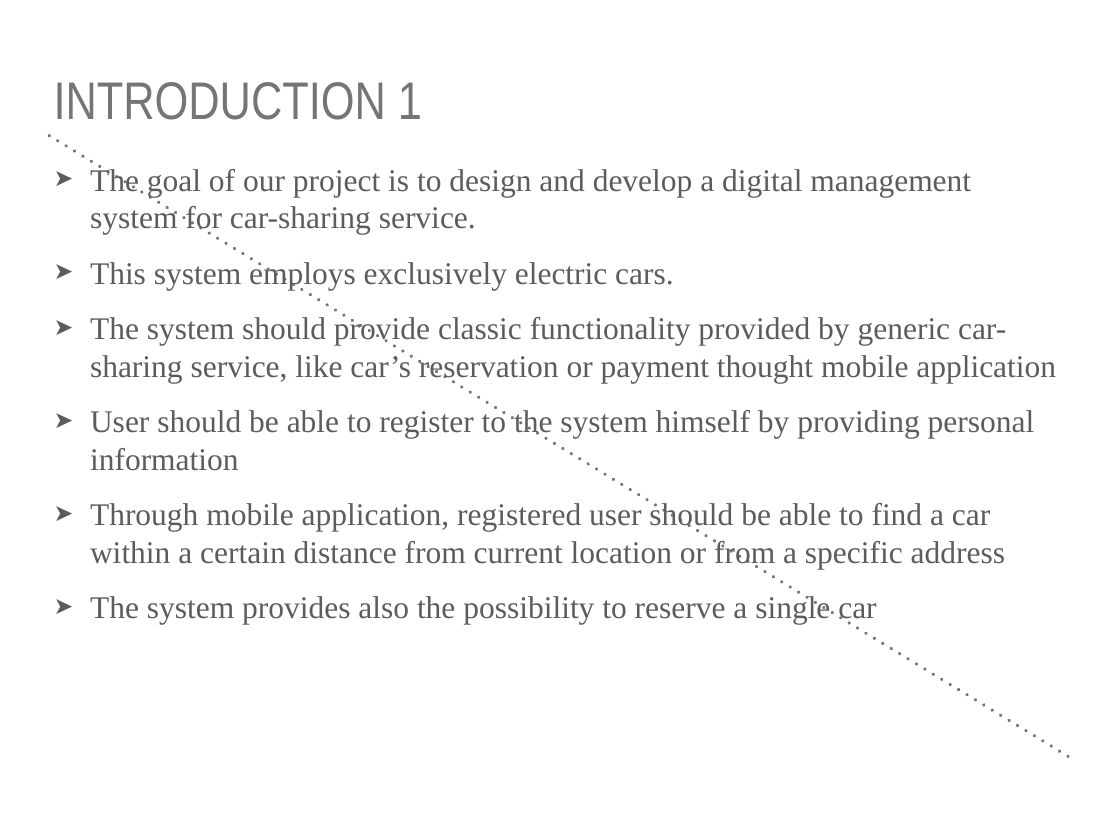
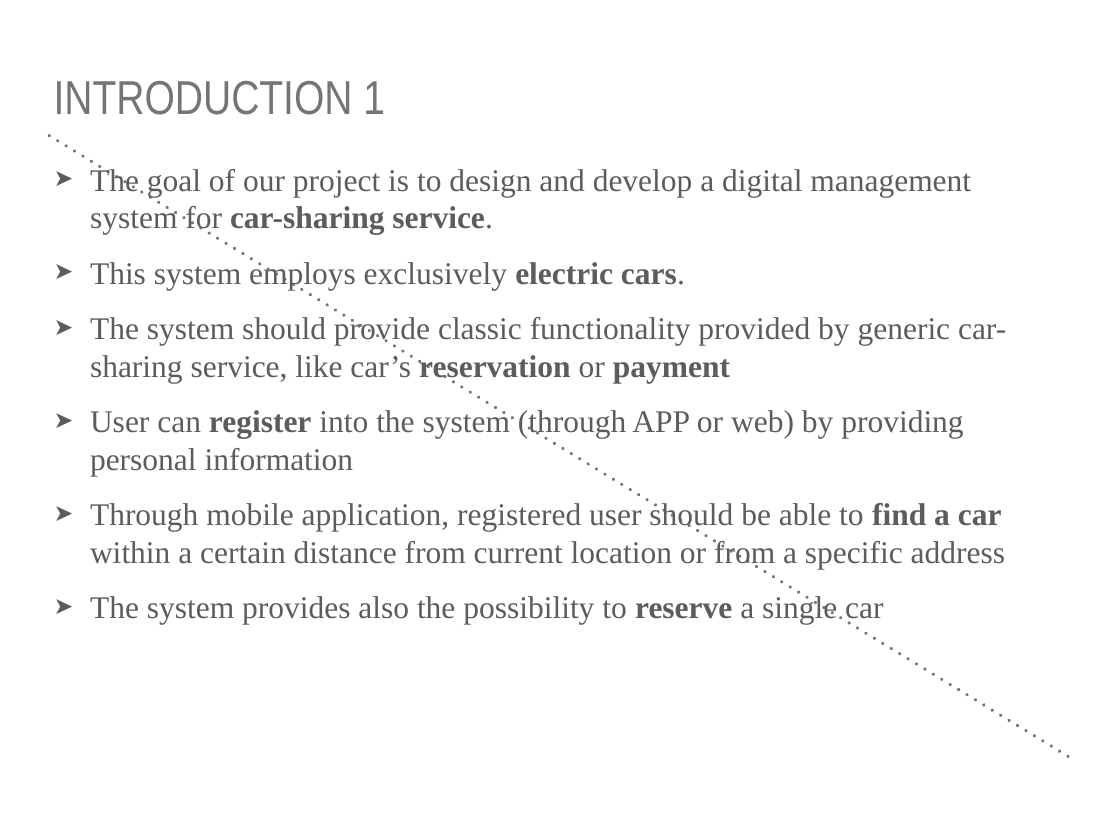
Before and after one commit to sim-ulia/ingSoft2016-2017, a slide deck: slide 2 of RASD/Presentiation/RASD presentation.pptx. Drawn at 1120x840 pixels with LibreOffice and Linux fonts; fonts in the diff are those of the drawing. Boxes give left, top, right and bottom in pixels: in the first picture for what was removed or moved away, otherwise in the second. Text is boxed around its words. In the diff, an @@ line names an element or a change of style, - is before the commit and + after.

```diff
--- a/RASD/Presentiation/RASD presentation.pptx
+++ b/RASD/Presentiation/RASD presentation.pptx
@@ title "INTRODUCTION 1" at box(54, 81, 385, 115): size 48.4 to 43.5 pt @@
@@ text at box(90, 166, 1005, 625): bold on in "car-sharing service.", "electric cars.", "find a car", "reserve" @@
@@ text at box(90, 314, 1006, 476): text changed @@
-➤ The system should provide classic functionality provided by generic car-sharing service, like car’s reservation or payment thought mobile application
-➤ User should be able to register to the system himself by providing personal information
+➤ The system should provide classic functionality provided by generic car-sharing service, like car’s reservation or payment
+➤ User can register into the system (through APP or web) by providing personal information
```
Also in this commit, not shown: 17 other slides changed.
